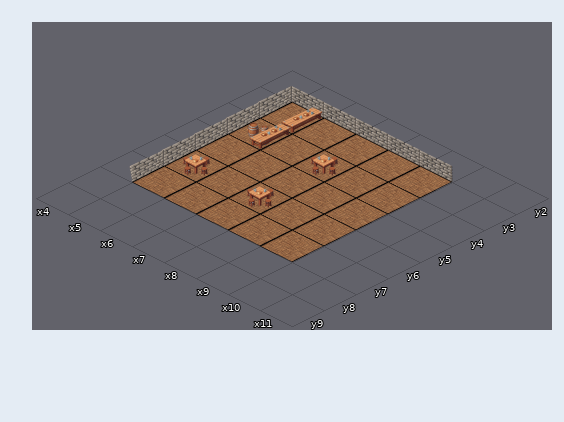
Two versions of a level (Tiled map, public/maps/tavern.tmx). That is the earlier state.
Cells are 128x64 px. Isometric: x runs down to the right, y down to the left. Shown: x 4..11, y 2..9.
New version:
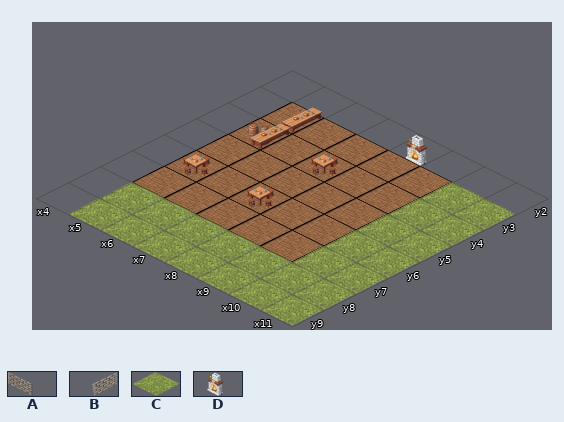
Key: from "tavern_floor": A 17 "wallR", B 19 "wallL", C 24 "grass_iso", D 26 "fireplace".
_ is an empty cell, . an unchanged one.
What changed:
--- layer "Tile Layer 1"
@@ x 4..8 @@
- 2 .AAAA
- 3 B....
- 4 B....
- 5 B....
- 6 B....
+ 2 .____
+ 3 _....
+ 4 _....
+ 5 _....
+ 6 _....
--- layer "transparent"
@@ x 9..9 @@
- 2 A
+ 2 _
@@ x 4..4 @@
- 7 B
+ 7 _
--- layer "transparent 1"
@@ x 5..11 @@
- 2 ..._...
- 3 .....__
- 4 .....__
- 5 .....__
- 6 .....__
- 7 .....__
- 8 _______
- 9 _______
+ 2 ...D...
+ 3 .....CC
+ 4 .....CC
+ 5 .....CC
+ 6 .....CC
+ 7 .....CC
+ 8 CCCCCCC
+ 9 CCCCCCC
